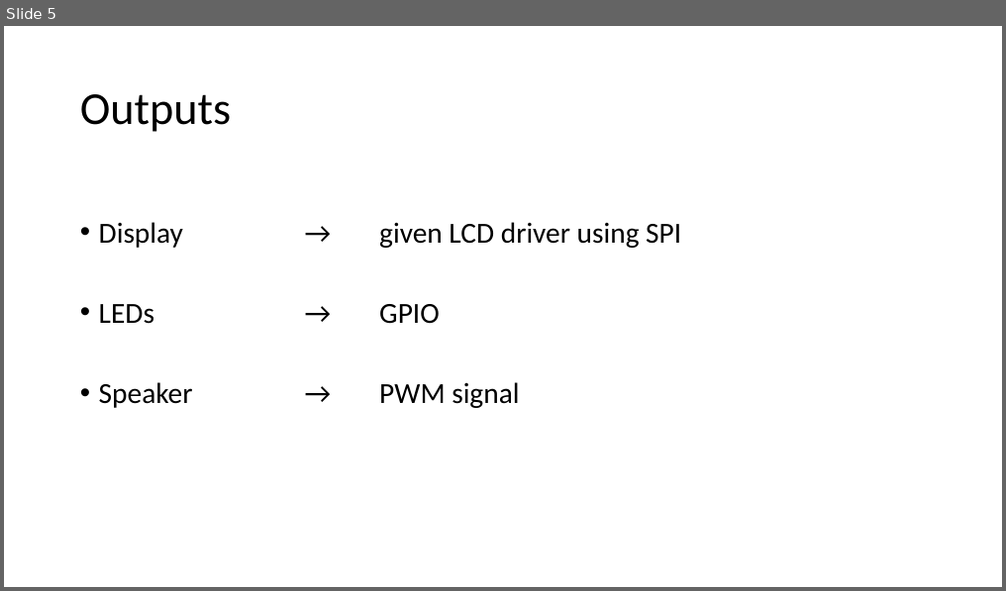
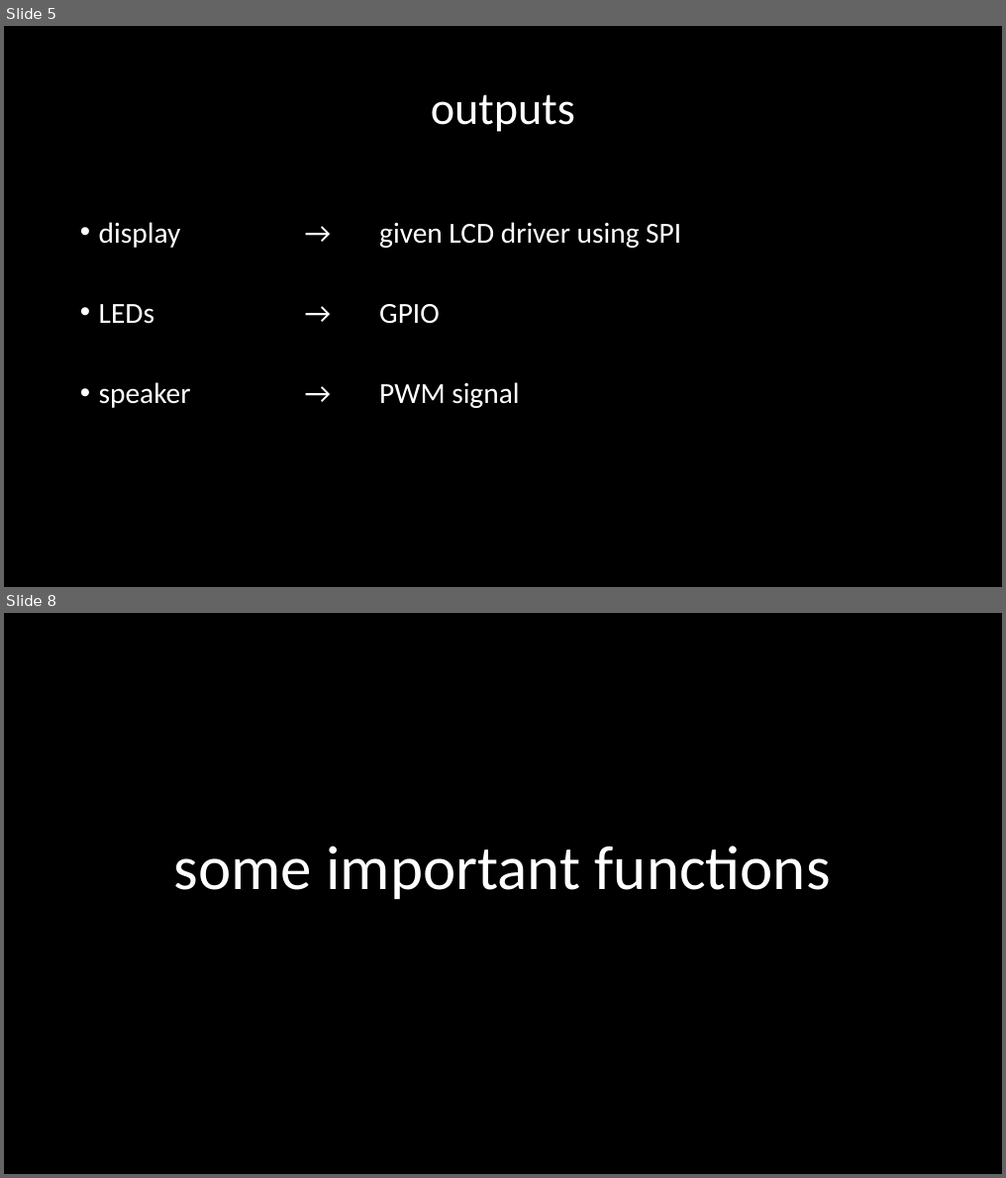
Before and after one commit to sevasch/STM32_metronome, a slide deck: presentation.pptx. Shown one above the other, each under a label of ours: slide 5 before the commit, slides 5 and 8 after it; the slides between them are not shown. The pictures are 1006x591 and 1006x1178 pixels, drawn with LibreOffice and Linux fonts; fonts in the diff are those of the drawing. Boxes give left, top, right and bottom in pixels: in the first picture for what was removed or moved away, otherwise in the second. Text is boxed around its words. In the diff, an @@ line names an element or a change of style, - is before the commit and + after.

```diff
--- a/presentation.pptx
+++ b/presentation.pptx
@@ slide 8 added at bbox=[4, 613, 1002, 1174], background #000000 @@
@@ title added at bbox=[174, 846, 831, 899], 60 pt, text #FFFFFF @@
+some important functions
@@ slide 5 changed as well @@
@@ background #FFFFFF to #000000 @@
@@ title at bbox=[431, 94, 575, 132]: text changed; text colour #000000 to #FFFFFF @@
-Outputs
+outputs
@@ text at bbox=[99, 222, 681, 248]: text changed; text colour #000000 to #FFFFFF @@
-• Display → given LCD driver using SPI
+• display → given LCD driver using SPI
@@ text at bbox=[99, 304, 440, 324]: text colour #000000 to #FFFFFF in "LEDs → GPIO" @@
@@ text at bbox=[99, 382, 519, 408]: text changed; text colour #000000 to #FFFFFF @@
-• Speaker → PWM signal
+• speaker → PWM signal
```
Also in this commit, not shown: 3 other slides changed, 8 other slides added, 3 slides removed.
